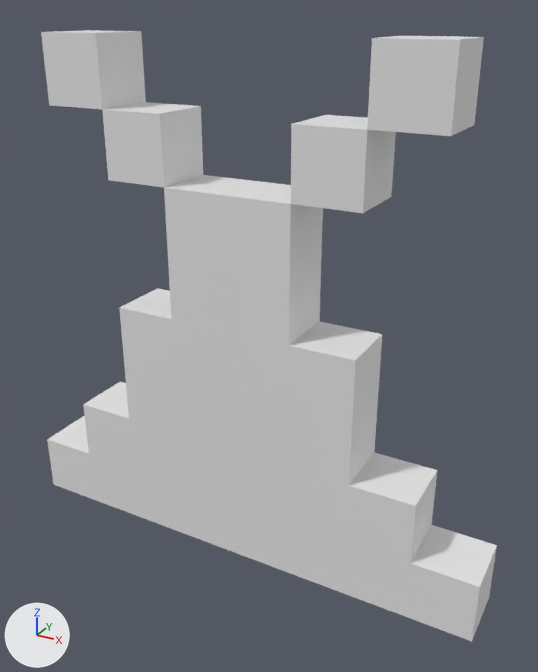
The FBX model Chopper/Art/Export/piece_gable_voxel.fbx: old version first, new version second.
Camera for both pictures: a 50 mm lens placed at (1.33, -2.24, 2.08), pointed at (0.09, 0.02, 0.95). Arrows for +X, +Y and +Z are at lower left; the lights stay in place. The first picture is the older version. Vertices at exactly the same position are counted once.

Names of what the first picture shows: 'piece_gable_voxel'.
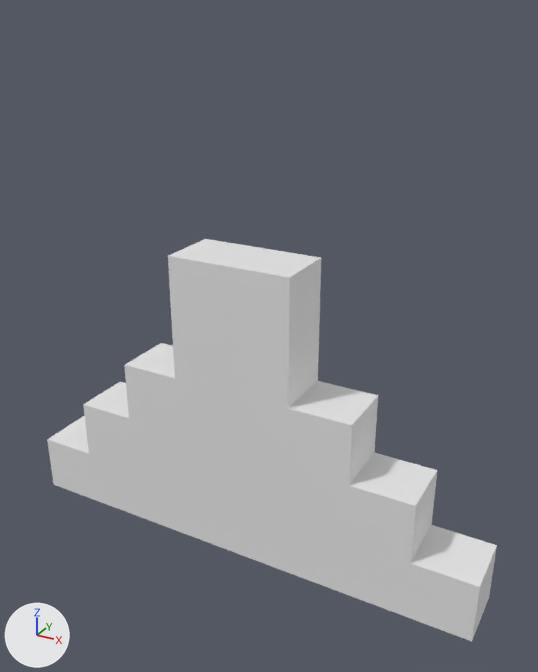
Location of each change, [x1, y1, x2, y2] in pixels of the pictures (538 x 672 px):
'piece_gable_voxel', reshaped (34% shorter)
    before: [41, 30, 497, 641]
    after: [47, 239, 497, 641]
part 1 of me_piece_gable_voxel, cut back
    before: [41, 30, 484, 425]
    after: [125, 239, 378, 425]

The change, as a list of edits to the scene's bpy script:
```text
Change me_piece_gable_voxel:
    used by ob_piece_gable_voxel; location = (0.0, 0.0, 0.0)
    remove me_piece_gable_voxel.from_pydata(...)  # 106 vertices, 104 faces; spans x -1.0..1.0, y -0.12..0.12, z 0.0..2.0
    add me_piece_gable_voxel.from_pydata(...)  # 72 vertices, 70 faces; spans x -1.0..1.0, y -0.12..0.12, z 0.0..1.25
    me_piece_gable_voxel part 1
    34 vertices are removed from x -0.75..0.75, y -0.12..0.12, z 1.0..2.0
    40 faces are deleted
    6 new faces join them
```
